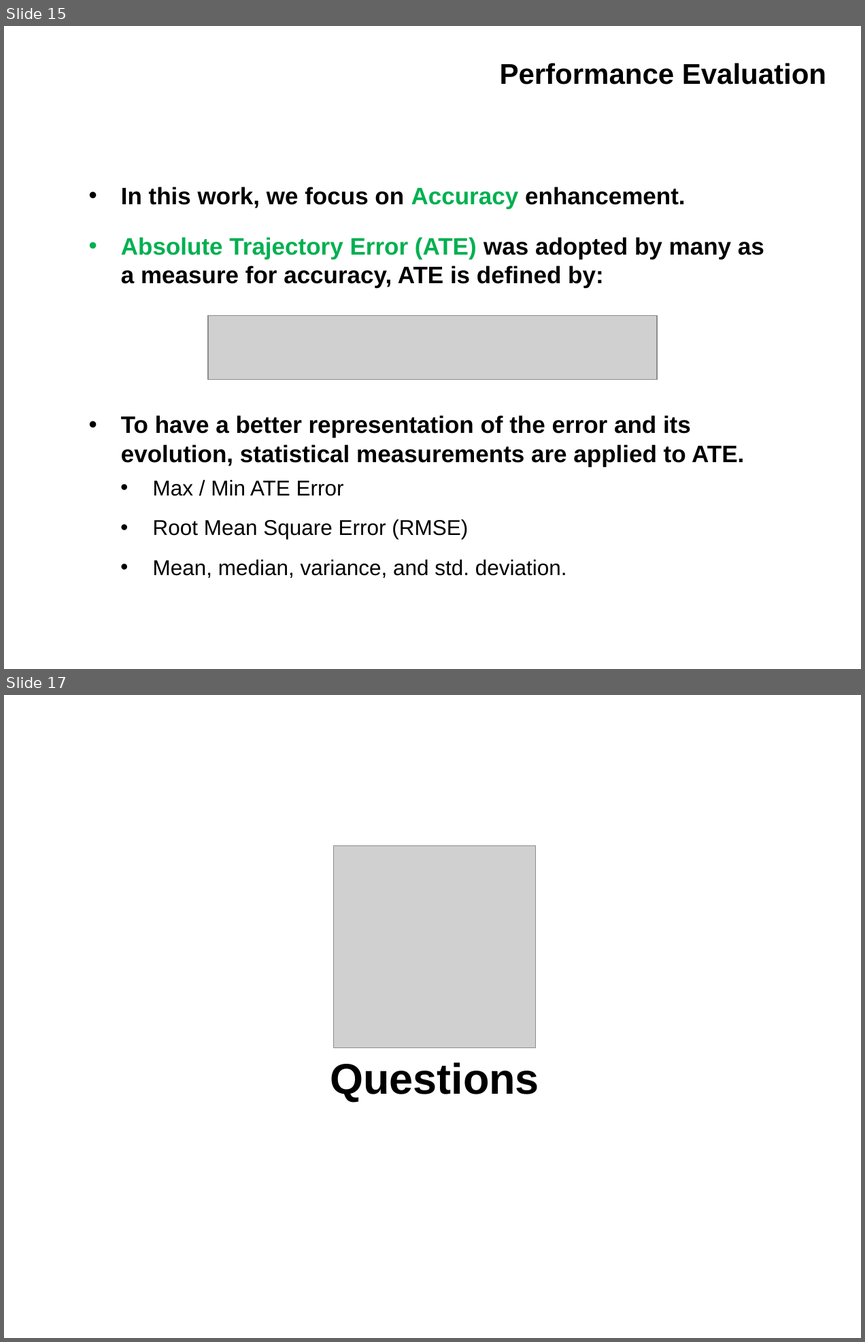
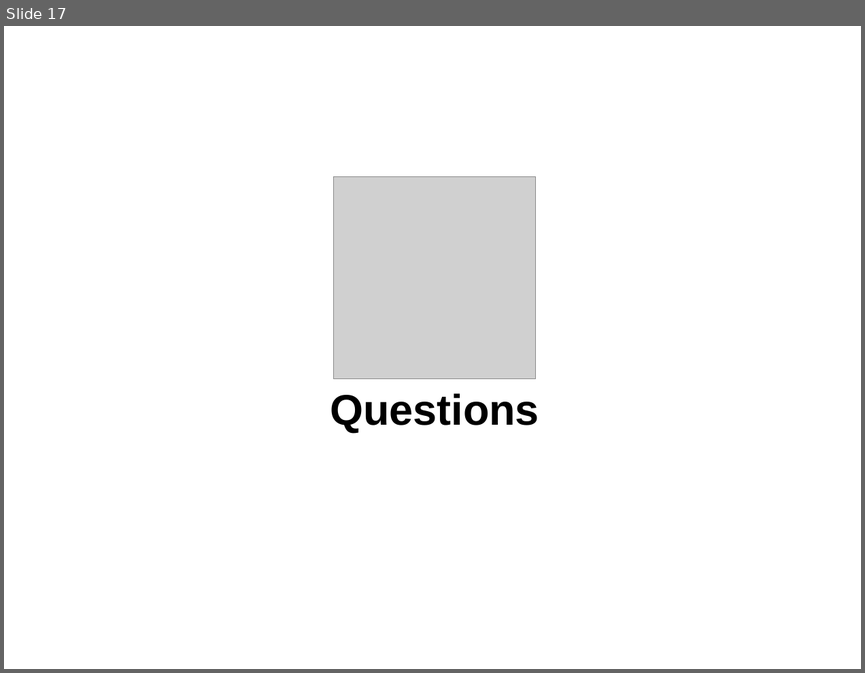
Before and after one commit to IslamAAli/ORBSLAM_RTABmap, a slide deck: Presentation_2/CMPUT631-ProjectProgress-V0P1.pptx. Shown one above the other, each under a label of ours: slides 15 and 17 before the commit, slide 17 after it; the slides between them are not shown. The pictures are 865x1342 and 865x673 pixels, drawn with LibreOffice and Linux fonts; fonts in the diff are those of the drawing; grey boxes stand for pictures; background and template pictures are left out. Boxes give left, top, right and bottom in pixels: in the first picture for what was removed or moved away, otherwise in the second. Text is boxed around its words. In the diff, an @@ line names an element or a change of style, - is before the commit and + after.

```diff
--- a/Presentation_2/CMPUT631-ProjectProgress-V0P1.pptx
+++ b/Presentation_2/CMPUT631-ProjectProgress-V0P1.pptx
@@ slide 15 removed at [4,26,861,669], background #FFFFFF @@
@@ title removed at [500,63,826,84] @@
-Performance Evaluation
@@ text removed at [121,186,764,577] @@
-• In this work, we focus on Accuracy enhancement.
-• Absolute Trajectory Error (ATE) was adopted by many as a measure for accuracy, ATE is defined by:
-• To have a better representation of the error and its evolution, statistical measurements are applied to ATE.
-  • Max / Min ATE Error
-  • Root Mean Square Error (RMSE)
-  • Mean, median, variance, and std. deviation.
@@ picture removed at [208,316,657,380] @@
```
Also in this commit, not shown: 3 slides changed, 13 slides added, 12 other slides removed.
